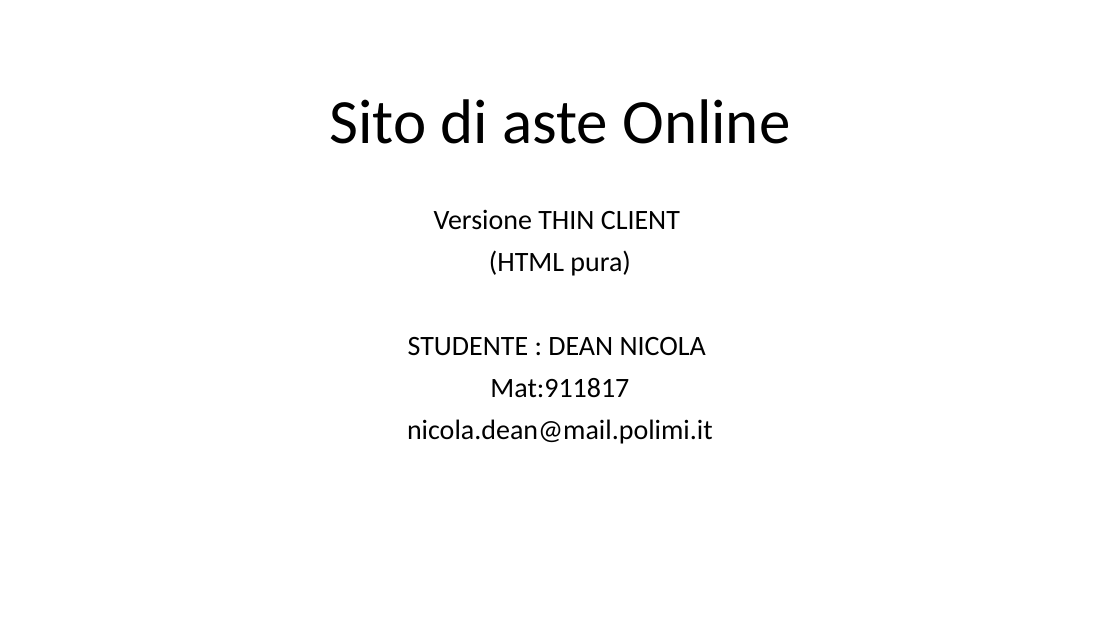
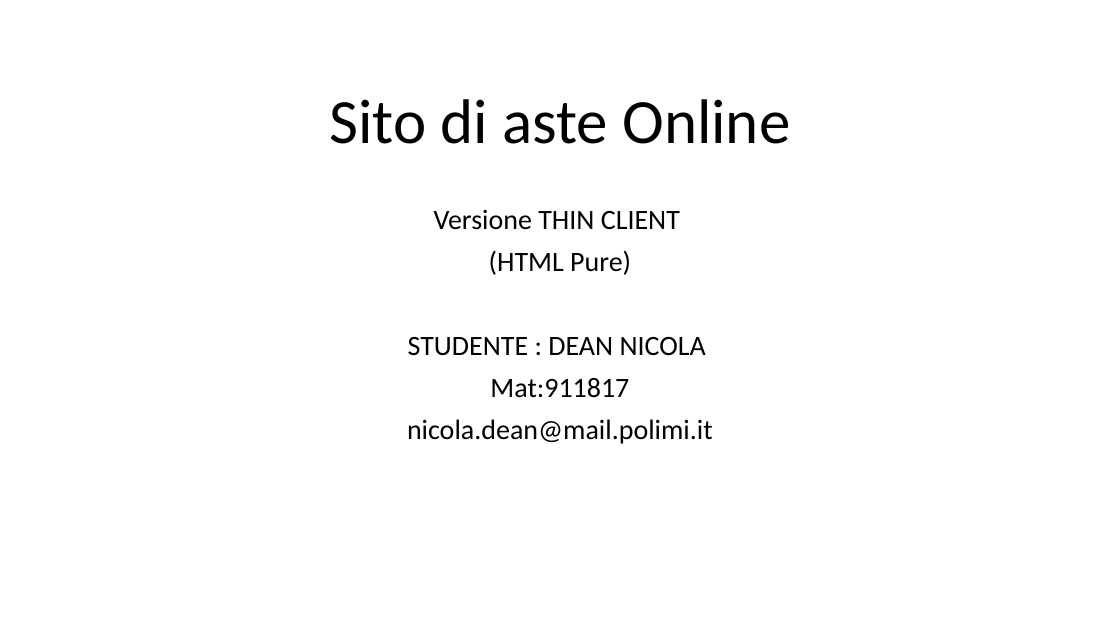
Before and after one commit to NicolaDean/TiwDeanNicola, a slide deck: slide 1 of Documentazione/DeanNicola Documentazione HTML PURE.pptx. Drawn at 1120x630 pixels with LibreOffice and Linux fonts; fonts in the diff are those of the drawing. Boxes give left, top, right and bottom in pixels: in the first picture for what was removed or moved away, otherwise in the second. Text is boxed around its words. In the diff, an @@ line names an element or a change of style, - is before the commit and + after.

```diff
--- a/Documentazione/DeanNicola Documentazione HTML PURE.pptx
+++ b/Documentazione/DeanNicola Documentazione HTML PURE.pptx
@@ subtitle at <box>489,250,631,275</box>: text changed @@
-(HTML pura)
+(HTML Pure)
```
Also in this commit, not shown: 7 other slides changed, 11 slides added, 1 slide removed, 32 other files.
